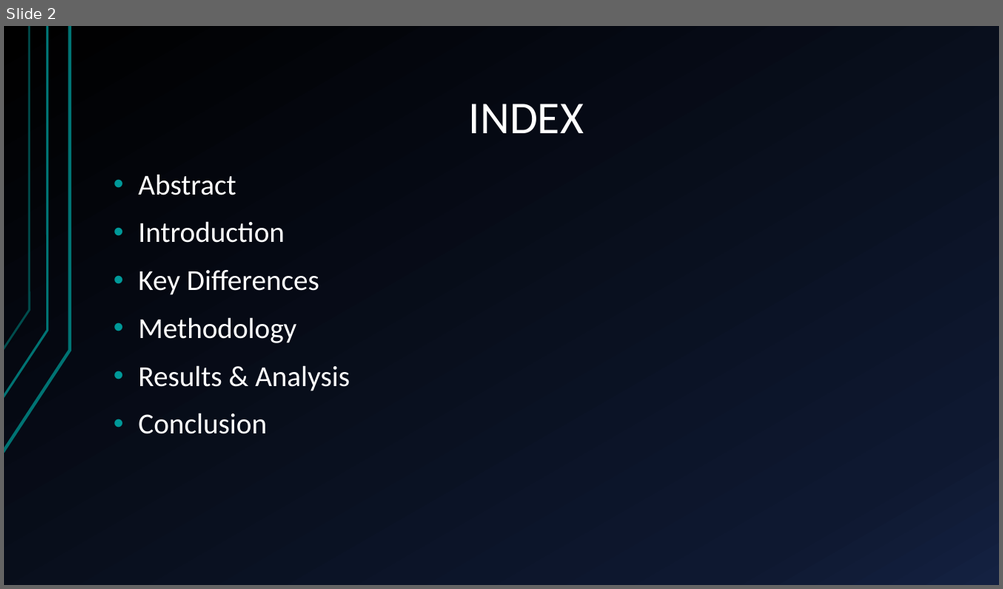
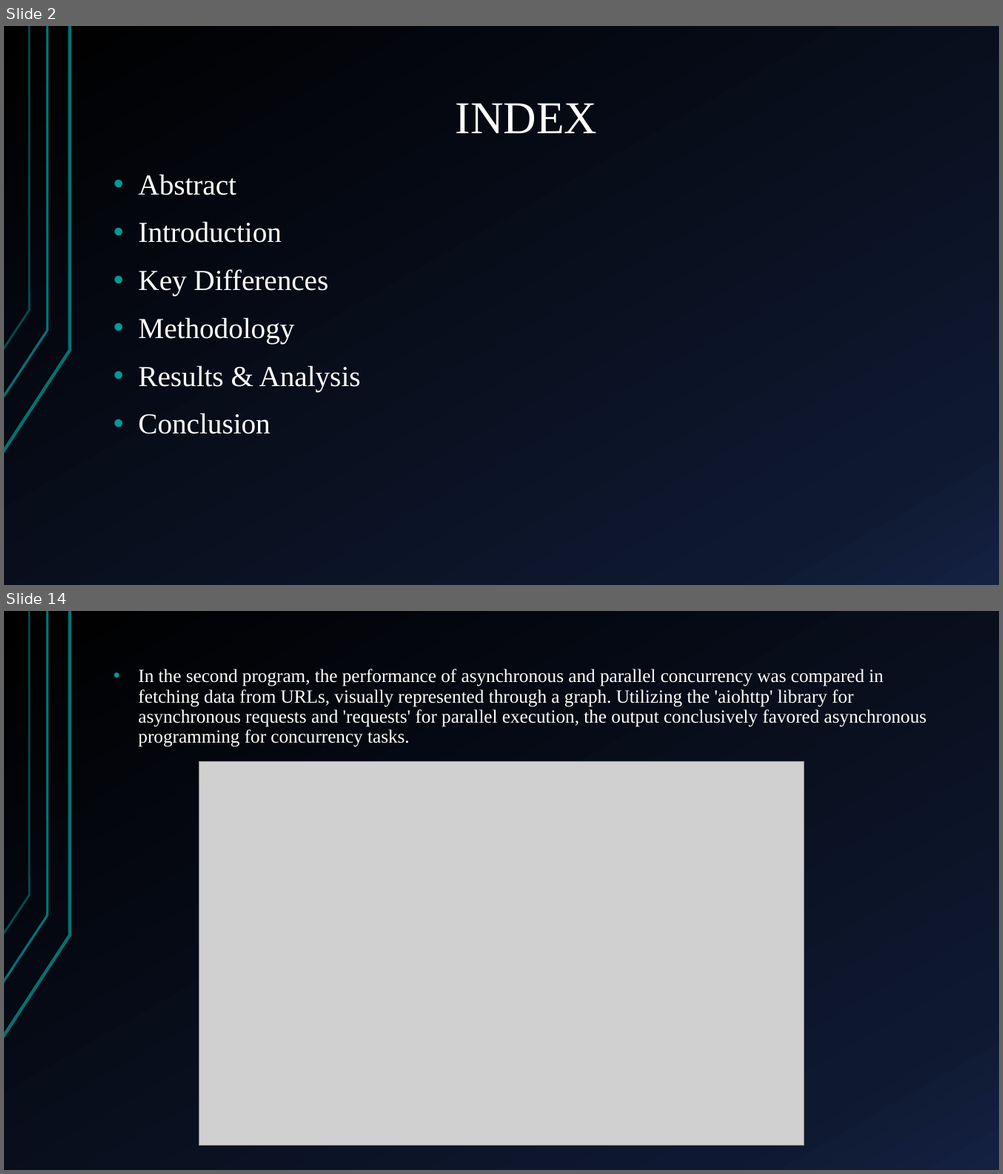
Before and after one commit to ShreyashBhardwaj/AnalysisoUseCases, a slide deck: Analysis of Use Cases.pptx. Shown one above the other, each under a label of ours: slide 2 before the commit, slides 2 and 14 after it; the slides between them are not shown. The pictures are 1003x589 and 1003x1174 pixels, drawn with LibreOffice and Linux fonts; fonts in the diff are those of the drawing; grey boxes stand for pictures. Boxes give left, top, right and bottom in pixels: in the first picture for what was removed or moved away, otherwise in the second. Text is boxed around its words. In the diff, an @@ line names an element or a change of style, - is before the commit and + after.

```diff
--- a/Analysis of Use Cases.pptx
+++ b/Analysis of Use Cases.pptx
@@ slide 14 added at (4,611,999,1170), background gradient #000000 to #0F1931 to #142242; not listed: 3 template elements that a slide beside it also shows @@
@@ text added at (138,669,926,747), 18 pt, text #FFFFFF @@
+• In the second program, the performance of asynchronous and parallel concurrency was compared in fetching data from URLs, visually represented through a graph. Utilizing the 'aiohttp' library for asynchronous requests and 'requests' for parallel execution, the output conclusively favored asynchronous programming for concurrency tasks.
@@ picture added at (199,762,804,1146) @@
@@ slide 2 changed as well @@
@@ title "INDEX" at (455,103,597,133): font Calibri to Times New Roman @@
@@ text "Abstract" at (138,174,361,434): font Calibri to Times New Roman @@
```
Also in this commit, not shown: 6 other slides changed, 8 other slides added, 2 slides removed.
